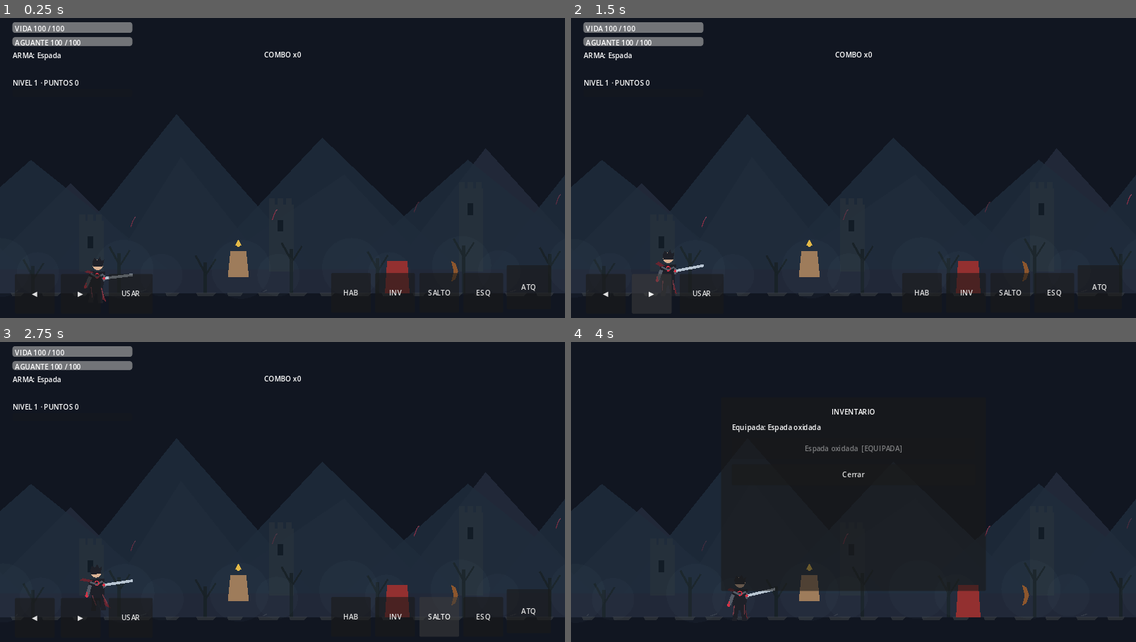
Above: before the commit, frames 1-4 (two rows, left to right).
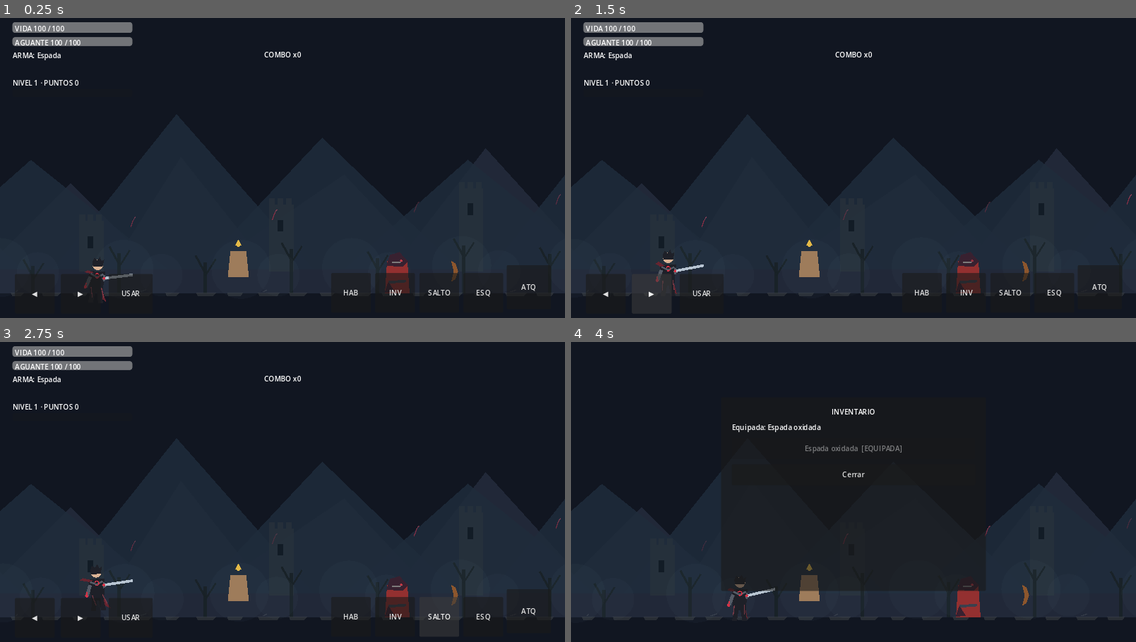
Above: after the commit, the same moments.

Repository: LoloscarPrr/EchoFragment
Game: Godot game, scene res://scenes/main/Main.tscn
Two runs of this game, one before a commit and one after it. Both use one fixed random seed, a clock stepped at 60 frames per second and the inputs below.
Inputs:
- Up to frame 1 (0.25 s): no input
- Up to frame 2 (1.5 s): click "◀" at 0.5 s; click "▶" at 1.25 s
- Up to frame 3 (2.75 s): click "SALTO" at 2 s
- Up to frame 4 (4 s): click "ESQ" at 2.75 s; click "INV" at 3.5 s

The runs differ from the first frame. In frame 1, 0.1% of the frame differs, in the area x 68-73%, y 77-92%; in frame 2, 0.1%; in frame 3, 0.1%; in frame 4, 0.1%.

Commit message:
feat(enemies): integrate distinctive visual details without gameplay changes

Diff:
--- a/scenes/main/Main.tscn
+++ b/scenes/main/Main.tscn
@@ -1,7 +1,8 @@
-[gd_scene load_steps=21 format=3]
+[gd_scene load_steps=22 format=3]
 
 [ext_resource type="Script" path="res://scripts/main/Main.gd" id="1_main"]
 [ext_resource type="Script" path="res://scripts/world/ValleGrisAtmosphere.gd" id="14_atmosphere"]
+[ext_resource type="Script" path="res://scripts/enemies/EnemyVisualDetail.gd" id="15_enemy_detail"]
 [ext_resource type="Script" path="res://scripts/player/Player.gd" id="2_player"]
 [ext_resource type="Script" path="res://scripts/enemies/Enemy.gd" id="3_enemy"]
 [ext_resource type="Script" path="res://scripts/ui/VirtualControls.gd" id="4_controls"]
@@ -228,6 +229,10 @@
 polygon = PackedVector2Array(-23, -37, 23, -37, 28, 37, -28, 37)
 color = Color(0.58, 0.19, 0.19, 1)
 
+[node name="EnemyDetail" type="Node2D" parent="Ambusher/Visual"]
+script = ExtResource("15_enemy_detail")
+archetype = 0
+
 [node name="Hurtbox" type="Area2D" parent="Ambusher"]
 collision_layer = 32
 collision_mask = 0
@@ -262,6 +267,10 @@
 [node name="Visual" type="Polygon2D" parent="RoadRaider"]
 polygon = PackedVector2Array(-23, -37, 23, -37, 28, 37, -28, 37)
 color = Color(0.52, 0.16, 0.18, 1)
+
+[node name="EnemyDetail" type="Node2D" parent="RoadRaider/Visual"]
+script = ExtResource("15_enemy_detail")
+archetype = 0
 
 [node name="Hurtbox" type="Area2D" parent="RoadRaider"]
 collision_layer = 32
@@ -300,6 +309,10 @@
 polygon = PackedVector2Array(-25, -41, 25, -41, 30, 41, -30, 41)
 color = Color(0.34, 0.18, 0.22, 1)
 
+[node name="EnemyDetail" type="Node2D" parent="GateWatcher/Visual"]
+script = ExtResource("15_enemy_detail")
+archetype = 1
+
 [node name="Hurtbox" type="Area2D" parent="GateWatcher"]
 collision_layer = 32
 collision_mask = 0
@@ -342,6 +355,10 @@
 [node name="Crack" type="Polygon2D" parent="FragmentedKnight/Visual"]
 polygon = PackedVector2Array(-3, -42, 5, -24, -2, -8, 8, 10, 0, 34, -6, 10, 1, -6, -7, -24)
 color = Color(0.48, 0.18, 0.22, 1)
+
+[node name="EnemyDetail" type="Node2D" parent="FragmentedKnight/Visual"]
+script = ExtResource("15_enemy_detail")
+archetype = 2
 
 [node name="Hurtbox" type="Area2D" parent="FragmentedKnight"]
 collision_layer = 32
